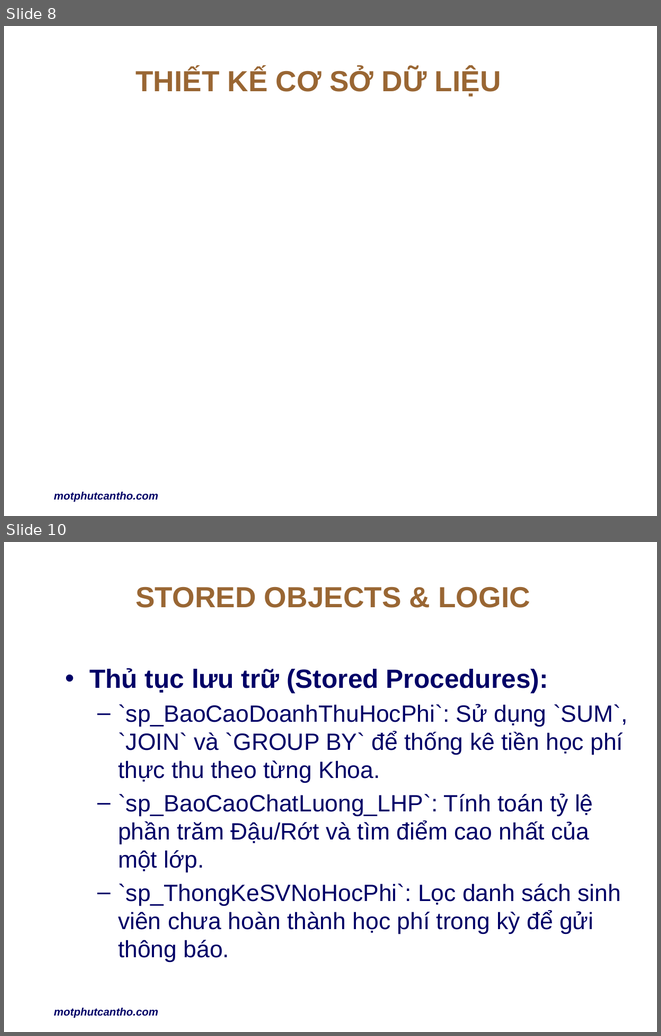
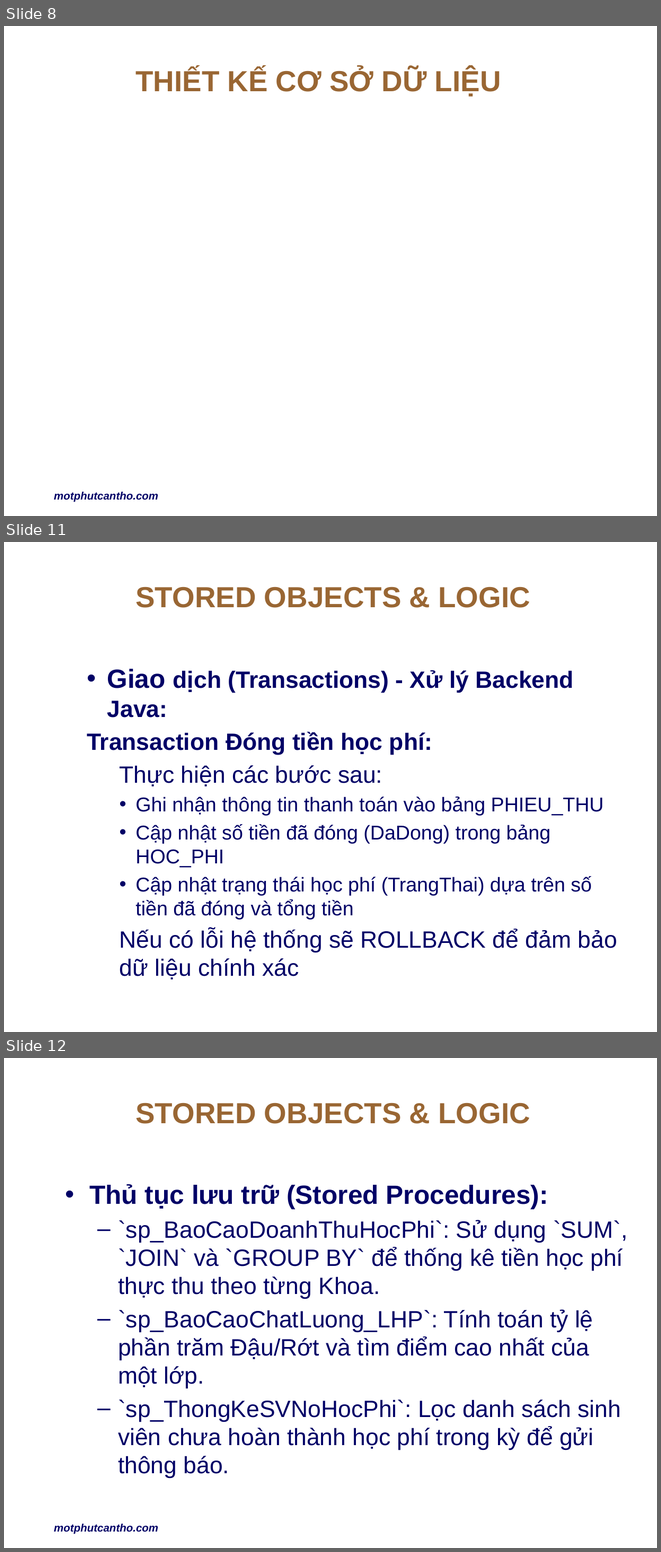
Before and after one commit to NguyenLH2005/nguyenB2306564_viB2306600, a slide deck: nguyenb2306564-vib2306600.pptx. Shown one above the other, each under a label of ours: slides 8 and 10 before the commit, slides 8, 11 and 12 after it; the slides between them are not shown. The pictures are 661x1036 and 661x1552 pixels, drawn with LibreOffice and Linux fonts; fonts in the diff are those of the drawing; background and template pictures are left out. Boxes give left, top, right and bottom in pixels: in the first picture for what was removed or moved away, otherwise in the second. Text is boxed around its words. In the diff, an @@ line names an element or a change of style, - is before the commit and + after.

Commit message:
cập nhật pptx transaction

```diff
--- a/nguyenb2306564-vib2306600.pptx
+++ b/nguyenb2306564-vib2306600.pptx
@@ slide 11 added at <box>4,542,657,1032</box>, background picture (left out) @@
@@ title added at <box>135,587,530,608</box>, 32 pt, text #996633, bold @@
+STORED OBJECTS & LOGIC
@@ text added at <box>87,669,617,979</box>, 22 pt, text #000066 @@
+  • Giao dịch (Transactions) - Xử lý Backend Java:
+  Transaction Đóng tiền học phí:
+  Thực hiện các bước sau:
+    • Ghi nhận thông tin thanh toán vào bảng PHIEU_THU
+    • Cập nhật số tiền đã đóng (DaDong) trong bảng HOC_PHI
+    • Cập nhật trạng thái học phí (TrangThai) dựa trên số tiền đã đóng và tổng tiền
+    Nếu có lỗi hệ thống sẽ ROLLBACK để đảm bảo dữ liệu chính xác
@@ what was slide 10 is now slide 12 @@
```
Also in this commit, not shown: 4 slides changed, 1 other slide added, 14 other files.
